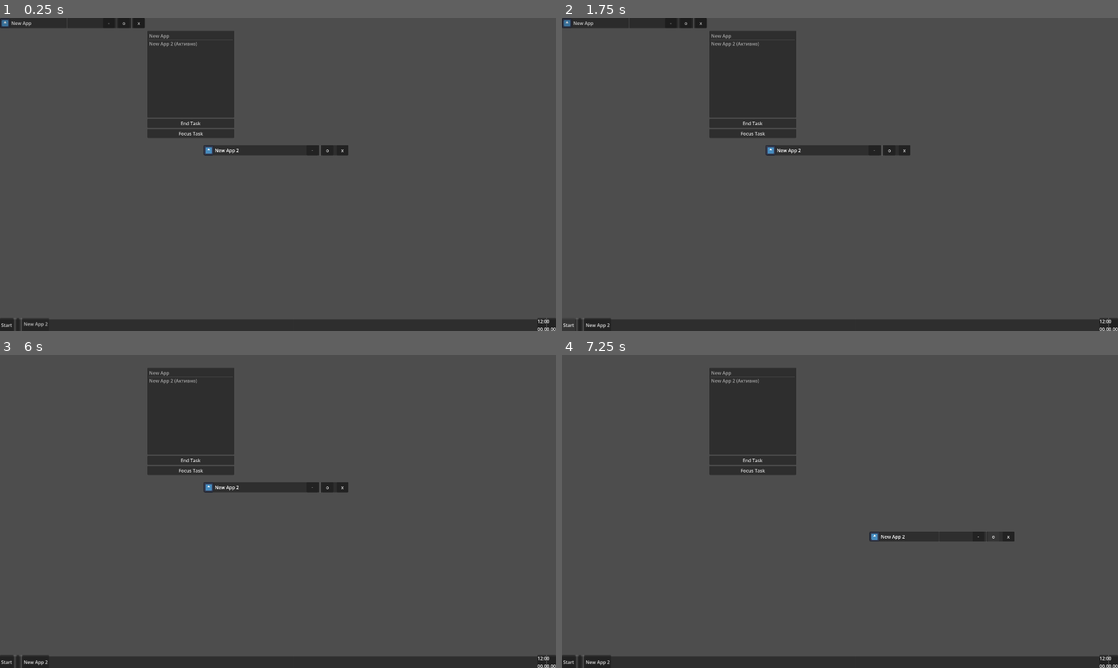
Above: before the commit, frames 1-4 (two rows, left to right).
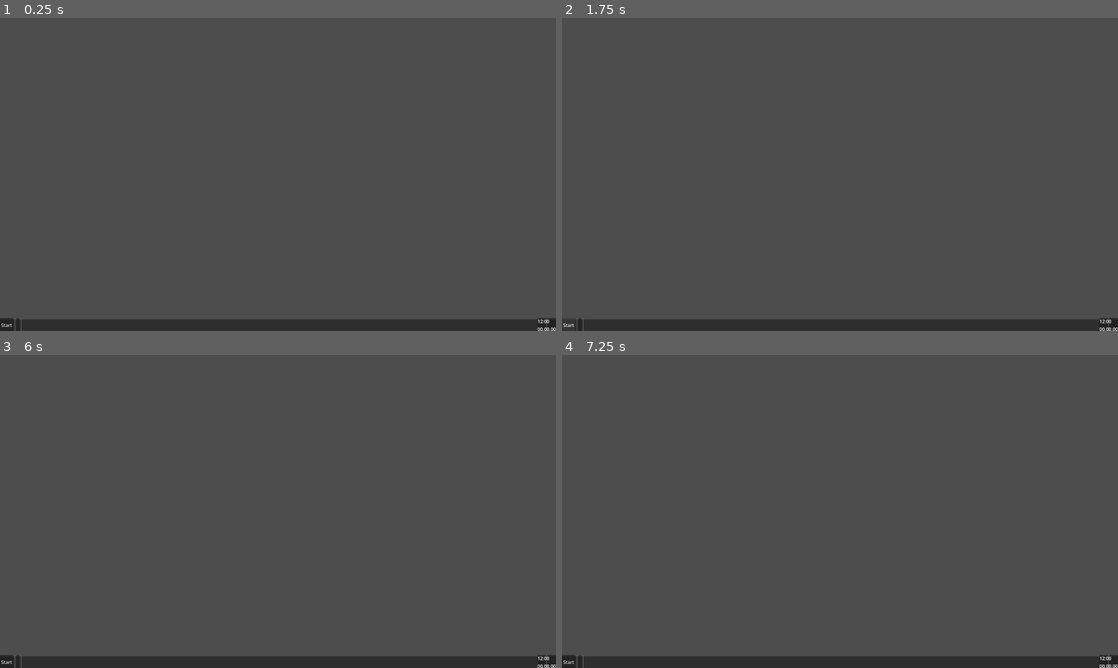
Above: after the commit, the same moments.

Repository: ESphagnum/GodotOS
Game: Godot game, scene res://scenes/BootScreen.tscn
The game is run twice, just before and just after one commit, with the same random seed, the same clock (stepped at 60 frames per second) and the same inputs. The engine's default icon, where the game draws it, is replaced by a stand-in: a white triangle on a blue panel in a dark square.
Inputs (mouse positions are in pixels of both pictures, inside the frame that each line leads up to):
- Up to frame 1 (0.25 s): no input
- Up to frame 2 (1.75 s): click "Start" at 0.5 s; click "Start" at 1.25 s
- Up to frame 3 (6 s): click (33, 661) at 2 s, where only the run before the commit has a clickable "New App 2"; click (33, 661) at 2.75 s, where only the run before the commit has a clickable "New App 2"; click (16, 661) at 3.5 s; click (189, 461) at 4.25 s, where only the run before the commit has a clickable "End Task"; click (189, 470) at 5 s, where only the run before the commit has a clickable "Focus Task"; click (111, 361) at 5.75 s, where only the run before the commit has a clickable "-"
- Up to frame 4 (7.25 s): click (890, 486) at 6.5 s, where only the run before the commit has a clickable "o"

The runs differ from the first frame. In frame 1, 6.7% of the frame differs, in the area x 0-63%, y 0-99%; in frame 2, 6.7%, in the area x 0-63%, y 0-100%; in frame 3, 5.9%; in frame 4, 5.8%.

Commit message:
update Desktop screen

Diff:
--- a/scenes/Desktop.tscn
+++ b/scenes/Desktop.tscn
@@ -1,15 +1,7 @@
 [gd_scene format=3 uid="uid://dbp00a7u6ccej"]
 
 [ext_resource type="PackedScene" uid="uid://dwcgkeb111tvj" path="res://scenes/Taskbar/Taskbar.tscn" id="1_fsv5x"]
-[ext_resource type="PackedScene" uid="uid://b0q3nipespcy8" path="res://scenes/WindowWrapper.tscn" id="2_h488k"]
-[ext_resource type="Script" uid="uid://4jsqd024pcql" path="res://core/AppConfig.gd" id="3_a1iwr"]
 [ext_resource type="PackedScene" uid="uid://bjgv0yu6jx771" path="res://scenes/Taskbar/StartPanel.tscn" id="3_eysme"]
-[ext_resource type="PackedScene" uid="uid://djd3axpm4tqgd" path="res://apps/core/TaskManager/TaskManager.tscn" id="5_5mnb0"]
-
-[sub_resource type="Resource" id="Resource_5mnb0"]
-script = ExtResource("3_a1iwr")
-app_name = "New App 2"
-metadata/_custom_type_script = "uid://4jsqd024pcql"
 
 [node name="Desktop" type="Control" unique_id=488378104]
 layout_mode = 3
@@ -50,22 +42,6 @@
 anchor_top = 1.0
 grow_vertical = 0
 
-[node name="WindowWrapper" parent="." unique_id=214628049 instance=ExtResource("2_h488k")]
-layout_mode = 1
-
-[node name="WindowWrapper2" parent="." unique_id=1615654512 instance=ExtResource("2_h488k")]
-layout_mode = 1
-anchors_preset = -1
-anchor_left = 0.36600003
-anchor_top = 0.40600002
-anchor_right = 0.36600003
-anchor_bottom = 0.40600002
-offset_left = 0.27996826
-offset_top = 0.519989
-offset_right = 500.27997
-offset_bottom = 300.52
-config = SubResource("Resource_5mnb0")
-
 [node name="StartMenu" parent="." unique_id=1954665718 instance=ExtResource("3_eysme")]
 visible = false
 layout_mode = 1
@@ -78,10 +54,3 @@
 offset_right = -0.47998047
 offset_bottom = 0.15991211
 pivot_offset = Vector2(250, 700)
-
-[node name="TaskManager" parent="." unique_id=1685398599 instance=ExtResource("5_5mnb0")]
-layout_mode = 1
-offset_left = 509.0
-offset_top = 44.0
-offset_right = 809.0
-offset_bottom = 444.0
